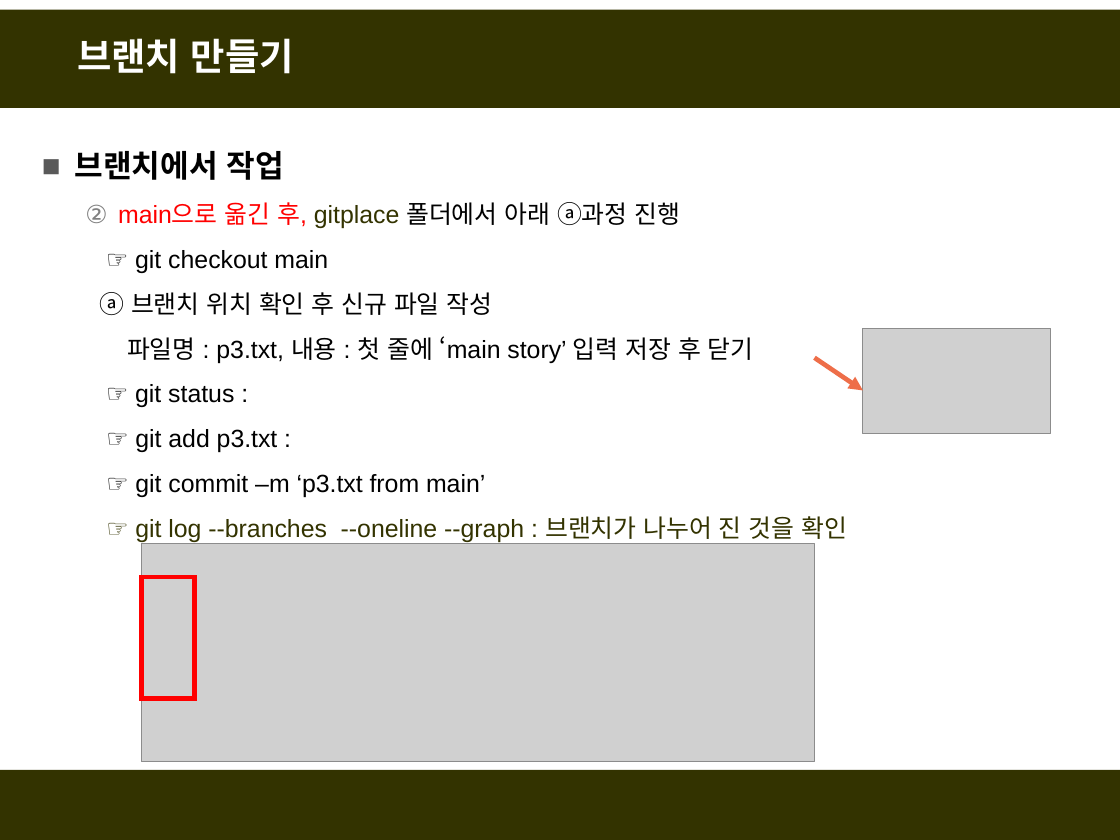
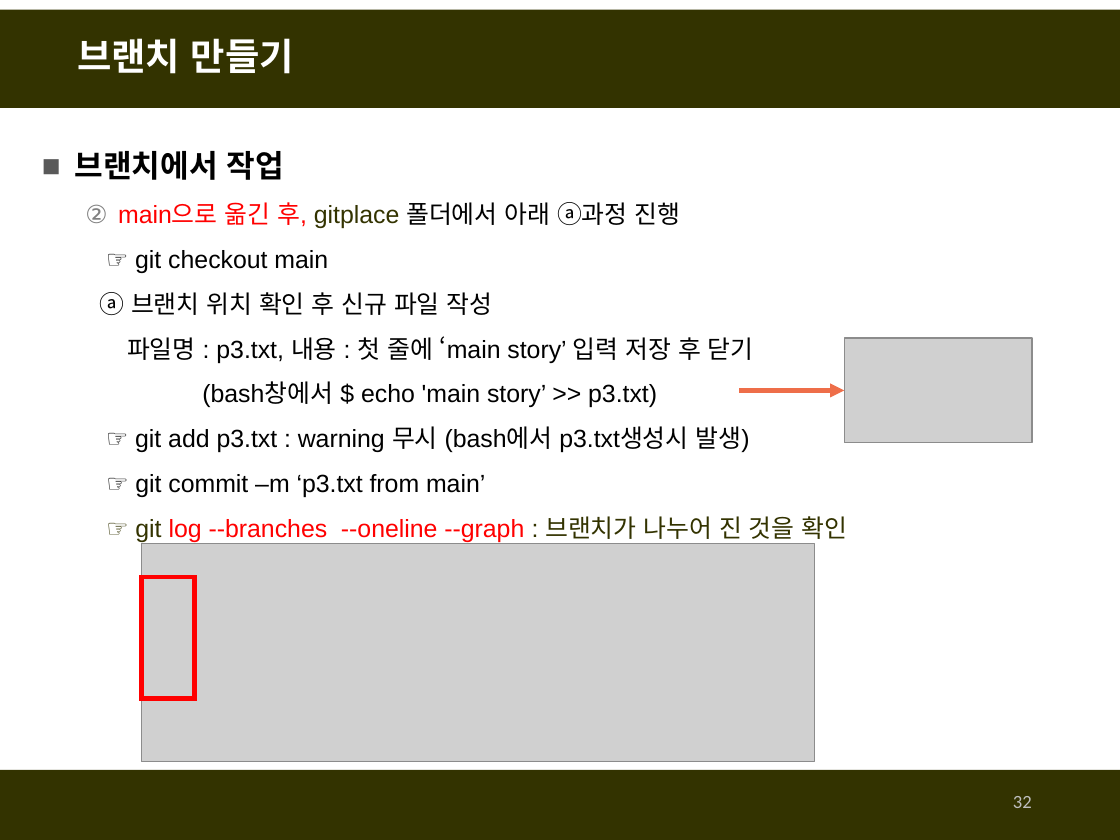
Before and after one commit to fasthill/github-lecture, a slide deck: slide 32 of git및github첫걸음.pptx (slide 31 before the commit). Drawn at 1120x840 pixels with LibreOffice and Linux fonts; fonts in the diff are those of the drawing; grey boxes stand for pictures. Boxes give left, top, right and bottom in pixels: in the first picture for what was removed or moved away, otherwise in the second. Text is boxed around its words. In the diff, an @@ line names an element or a change of style, - is before the commit and + after.

```diff
--- a/git및github첫걸음.pptx
+++ b/git및github첫걸음.pptx
@@ picture: place and size @@
-picture at [862, 328, 1051, 433]
+picture at [844, 338, 1033, 444]
@@ text at [135, 382, 750, 452]: text changed @@
-  ☞ git status :
-  ☞ git add p3.txt :
+  (bash창에서 $ echo 'main story’ >> p3.txt)
+  ☞ git add p3.txt : warning 무시 (bash에서 p3.txt생성시 발생)
@@ arrow moved from (814, 357) - (862, 391) to (739, 391) - (844, 391) @@
@@ text at [135, 516, 847, 542]: text colour #333300 to #FF0000 in "log --branches --oneline --graph" @@
@@ page number added at [1013, 796, 1032, 808], 12 pt, text #BFBFBF @@
+32
```
Also in this commit, not shown: 61 other slides changed, 5 slides added.
